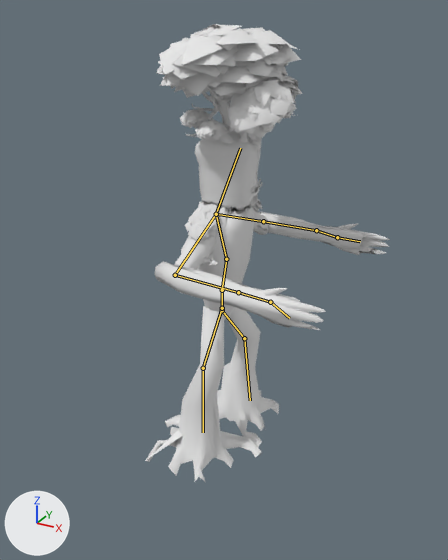
The Blender file Models Personatges/Jonathan_Models/Ent tree/entTree.blend: old version first, new version second.
Before and after are seen from a 50 mm lens placed at (12.9, -23.0, 20.5), pointed at (-1.3, 2.7, 7.6). The axes (+X, +Y, +Z) are drawn at lower left. The lights are the same throughout. The bones that bend it are drawn over the model as lines.

Objects in the first picture: 'log_big_001'.
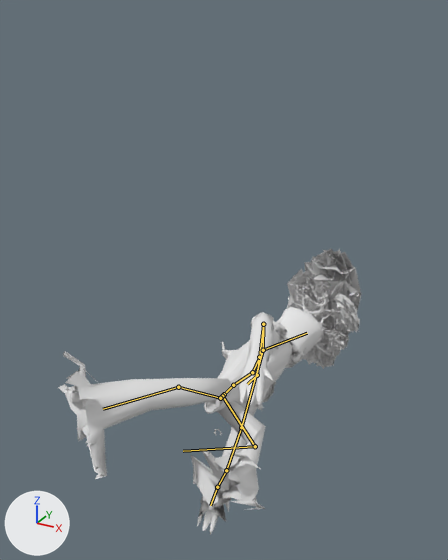
The newer file adds an action. The first version stands in its rest pose; the second is drawn at frame 22 of the action 'death'.

What differs and where, as boxes (x1, y1, x2, y2) in the pictures (448 x 560 px):
'log_big_001', posed: before (145, 24, 390, 482); after (58, 249, 362, 535)
bone 'Bone', root to tip: before (222, 308) to (222, 290); after (224, 394) to (233, 385)
bone 'Bone.004', root to tip: before (216, 214) to (175, 275); after (263, 350) to (263, 324)
bone 'Bone.005', root to tip: before (175, 275) to (238, 292); after (263, 324) to (259, 357)
bone 'Bone.007', root to tip: before (216, 214) to (263, 221); after (263, 350) to (241, 427)
bone 'Bone.008', root to tip: before (263, 221) to (316, 230); after (241, 427) to (226, 470)
bone 'Bone.012', root to tip: before (222, 310) to (244, 338); after (222, 396) to (255, 446)
bone 'Bone.013', root to tip: before (244, 338) to (250, 400); after (255, 446) to (183, 451)
bone 'Bone.015', root to tip: before (222, 308) to (203, 368); after (220, 398) to (178, 387)

The change, as a diff of the scene's bpy script:
```diff
--- a/Models Personatges/Jonathan_Models/Ent tree/entTree.blend.py
+++ b/Models Personatges/Jonathan_Models/Ent tree/entTree.blend.py
@@ bone_bone @@
 bone_bone = bpy.data.objects['Armature'].pose.bones['Bone']
-bone_bone.location = (0.0, 0.0, 0.0)
-bone_bone.rotation_quaternion = (1.0, 0.0, 0.0, 0.0)  # degrees (0, 0, 0)
+bone_bone.location = (-0.11, -5.11, -0.21)
+bone_bone.rotation_quaternion = (0.731, -0.674, 0.055, -0.096)  # degrees (-85, -3, -12)
@@ bone_bone_004 @@
 bone_bone_004 = bpy.data.objects['Armature'].pose.bones['Bone.004']  # child of 'Bone.002'
-bone_bone_004.rotation_quaternion = (1.0, 0.0, 0.0, 0.0)  # degrees (0, 0, 0)
+bone_bone_004.rotation_quaternion = (0.994, -0.088, 0.015, 0.063)  # degrees (-10, 2, 7)
@@ bone_bone_005 @@
 bone_bone_005 = bpy.data.objects['Armature'].pose.bones['Bone.005']  # child of 'Bone.004'
-bone_bone_005.rotation_quaternion = (1.0, 0.0, 0.0, 0.0)  # degrees (0, 0, 0)
+bone_bone_005.rotation_quaternion = (0.835, -0.504, 0.054, -0.215)  # degrees (-61, -7, -25)
@@ bone_bone_007 @@
 bone_bone_007 = bpy.data.objects['Armature'].pose.bones['Bone.007']  # child of 'Bone.002'
-bone_bone_007.rotation_quaternion = (1.0, 0.0, 0.0, 0.0)  # degrees (0, 0, 0)
+bone_bone_007.rotation_quaternion = (0.993, -0.1, 0.04, -0.041)  # degrees (-12, 4, -5)
@@ bone_bone_008 @@
 bone_bone_008 = bpy.data.objects['Armature'].pose.bones['Bone.008']  # child of 'Bone.007'
-bone_bone_008.rotation_quaternion = (1.0, 0.0, 0.0, 0.0)  # degrees (0, 0, 0)
+bone_bone_008.rotation_quaternion = (0.822, -0.512, -0.029, 0.249)  # degrees (-61, 12, 27)
@@ bone_bone_012 @@
 bone_bone_012 = bpy.data.objects['Armature'].pose.bones['Bone.012']
-bone_bone_012.location = (0.0, 0.0, 0.0)
-bone_bone_012.rotation_quaternion = (1.0, 0.0, 0.0, 0.0)  # degrees (0, 0, 0)
+bone_bone_012.location = (0.09, 3.95, -3.06)
+bone_bone_012.rotation_quaternion = (0.776, -0.405, -0.419, -0.242)  # degrees (-53, -58, -4)
@@ bone_bone_013 @@
 bone_bone_013 = bpy.data.objects['Armature'].pose.bones['Bone.013']  # child of 'Bone.012'
-bone_bone_013.rotation_quaternion = (1.0, 0.0, 0.0, 0.0)  # degrees (0, 0, 0)
+bone_bone_013.rotation_quaternion = (0.601, -0.744, -0.053, 0.287)  # degrees (-97, 21, 27)
@@ bone_bone_015 @@
 bone_bone_015 = bpy.data.objects['Armature'].pose.bones['Bone.015']
-bone_bone_015.location = (0.0, 0.0, 0.0)
-bone_bone_015.rotation_quaternion = (1.0, 0.0, 0.0, 0.0)  # degrees (0, 0, 0)
+bone_bone_015.location = (0.01, 4.27, -2.86)
+bone_bone_015.rotation_quaternion = (0.705, 0.651, -0.058, -0.276)  # degrees (81, 16, -29)
```
